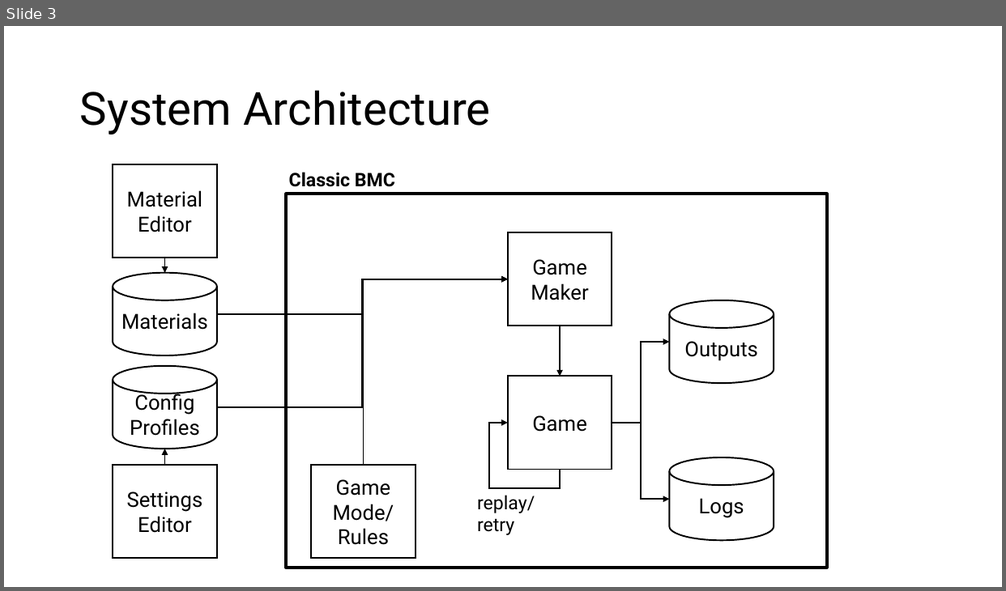
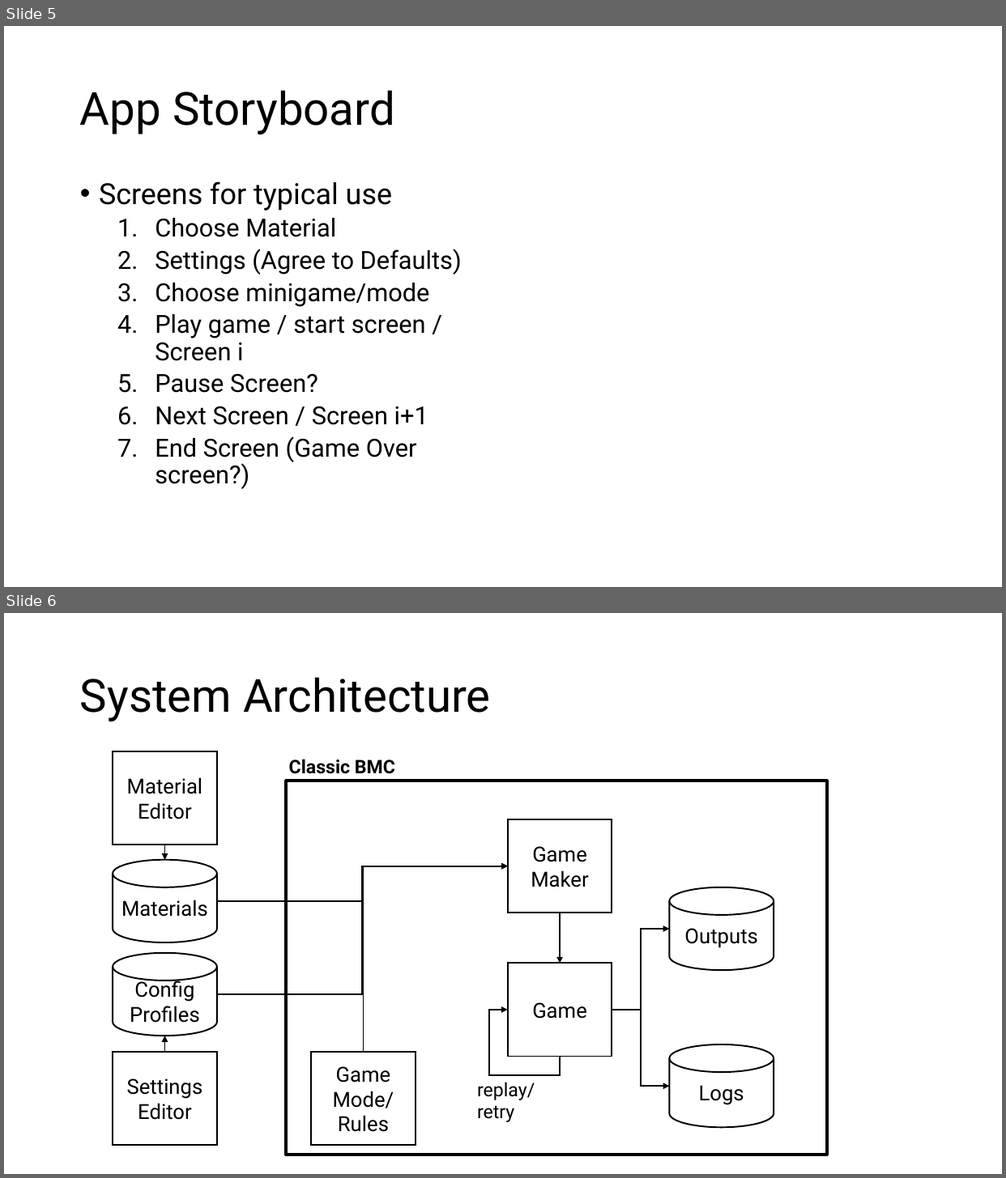
Before and after one commit to dabrygo/bmc, a slide deck: doc/bmc-system-charts.pptx. Shown one above the other, each under a label of ours: slide 3 before the commit, slides 5 and 6 after it. The pictures are 1006x591 and 1006x1178 pixels, drawn with LibreOffice and Linux fonts; fonts in the diff are those of the drawing. Boxes give left, top, right and bottom in pixels: in the first picture for what was removed or moved away, otherwise in the second. Text is boxed around its words. In the diff, an @@ line names an element or a change of style, - is before the commit and + after.

```diff
--- a/doc/bmc-system-charts.pptx
+++ b/doc/bmc-system-charts.pptx
@@ slide 5 added at <box>4,26,1002,587</box>, background #FFFFFF @@
@@ title added at <box>80,90,395,135</box>, 44 pt, text #000000 @@
+App Storyboard
@@ text added at <box>99,182,462,489</box>, 24 pt, text #000000 @@
+• Screens for typical use
+  1. Choose Material
+  2. Settings (Agree to Defaults)
+  3. Choose minigame/mode
+  4. Play game / start screen / Screen i
+  5. Pause Screen?
+  6. Next Screen / Screen i+1
+  7. End Screen (Game Over screen?)
@@ what was slide 3 is now slide 6 @@
```
Also in this commit, not shown: 2 slides changed, 2 other slides added, 4 other files.
